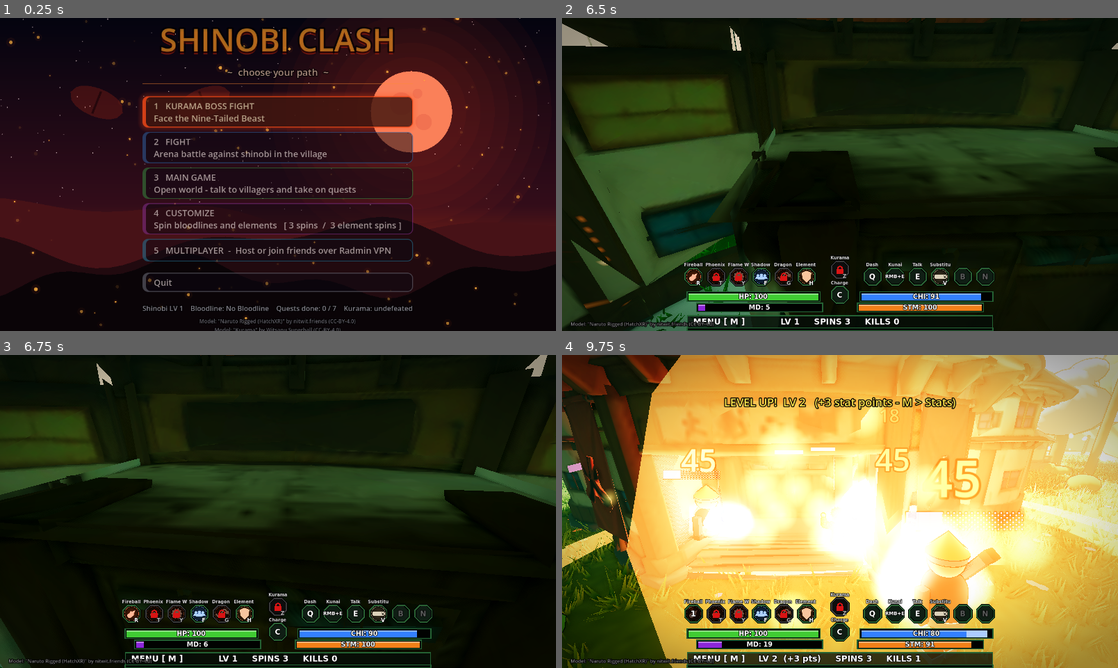
Above: before the commit, frames 1-4 (two rows, left to right).
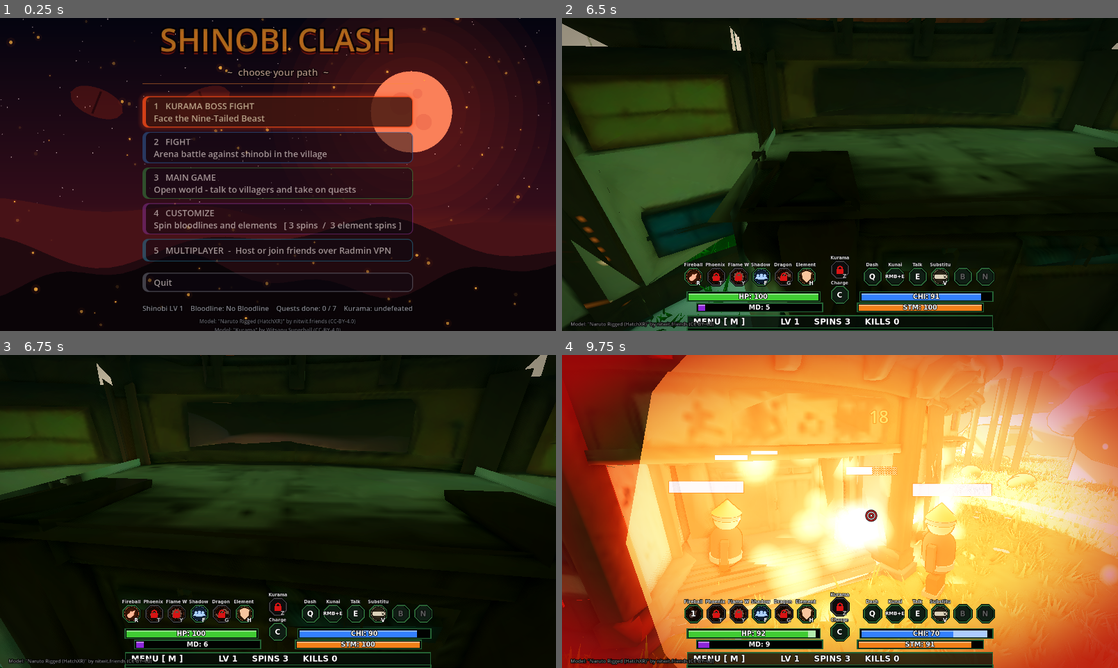
Above: after the commit, the same moments.

Repository: ElyYeng/shinobi_clash
Game: Godot game, scene res://menu.tscn
The game is run twice, just before and just after one commit, with the same random seed, the same clock (stepped at 60 frames per second) and the same inputs.
Inputs (mouse positions are in pixels of both pictures, inside the frame that each line leads up to):
- Up to frame 1 (0.25 s): no input
- Up to frame 2 (6.5 s): click "2 FIGHT Arena battle against …" at 0.5 s; tap Enter (restart) at 1.25 s; move the mouse to (867, 174) at 1.27 s; press the mouse at (867, 174) at 1.28 s; hold W (forward) from 1.28 s (still down); tap Space (jump) at 1.52, 2.27, 3.77, 4.52, 5.27 s; move the mouse to (812, 174) at 2.02 s; release the mouse at (812, 174) at 2.03 s; tap X (ability) at 2.1 s; click (812, 174) at 2.3 s; move the mouse to (851, 168) at 2.77 s; press the mouse at (851, 168) at 2.78 s; move the mouse to (834, 180) at 3.52 s; release the mouse at (834, 180) at 3.53 s; tap Z (biju) at 3.6 s; click (834, 180) at 3.8 s; move the mouse to (878, 177) at 4.27 s; hold C (charge) 4.28-5.03 s; click (878, 177) at 4.55 s; move the mouse to (795, 171) at 5.02 s; tap Q (dash) at 5.1 s; click (795, 171) at 5.3 s; move the mouse to (845, 174) at 5.77 s; press the mouse at (845, 174) at 5.78 s; tap E (interact) at 5.85 s
- Up to frame 3 (6.75 s): move the mouse to (255, 505) at 6.52 s; release W (forward) at 6.53 s; release the mouse at (255, 505) at 6.53 s; hold D (right) from 6.53 s (still down); right-click (255, 505) at 6.6 s
- Up to frame 4 (9.75 s): tap Space (jump) at 6.77, 7.52, 8.27 s; click (817, 505) at 6.8 s; move the mouse to (867, 511) at 7.27 s; release D (right) at 7.28 s; hold Tab (lockon) 7.28-8.03 s; hold W (forward) 7.28-9.53 s; click (867, 511) at 7.55 s; move the mouse to (812, 511) at 8.02 s; tap L (quest_log) at 8.1 s; click (812, 511) at 8.3 s; move the mouse to (851, 505) at 8.77 s; hold Shift (sprint) 8.78-9.53 s; click (851, 505) at 9.05 s; move the mouse to (834, 517) at 9.52 s; hold A (left) from 9.53 s (still down); tap R at 9.6 s

Frames 1-2 are identical in both runs. In frame 3, 0.7% of the frame differs, in the area x 25-67%, y 12-35%; in frame 4, 70%, in the area x 0-100%, y 0-100%.

Commit message:
Detect remote projectile hits against PvP players

Diff:
--- a/projectile.gd
+++ b/projectile.gd
@@ -12,6 +12,8 @@
 var long_shape := false
 var target: Node3D = null
 var done := false
+var network_attacker_id := 0
+var network_damage_enabled := false
 
 func _ready() -> void:
 	var col := CollisionShape3D.new()
@@ -72,7 +74,12 @@
 	global_position += velocity * delta
 
 func _on_body(b: Node3D) -> void:
-	if done or b is Player:
+	if done:
+		return
+	if b is Player:
+		if network_damage_enabled and NetworkSession.is_active() and b == NetworkSession._local_player:
+			NetworkSession.request_projectile_player_hit(network_attacker_id, damage, global_position)
+		_explode()
 		return
 	if aoe > 0.0:
 		for e: Enemy in get_tree().get_nodes_in_group("enemies"):
